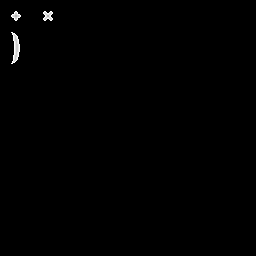
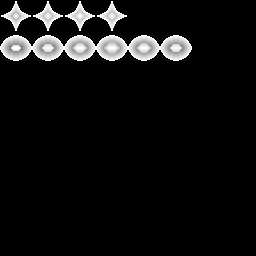
Before/after of a 256px x 256px layered artwork. What changed in the layer stack:
added layer "S. Bullet 3" above "S. Bullet 4" over [64, 1, 128, 61]
added layer "S. Bullet 4" above "S. Bullet 2" over [32, 1, 160, 61]
painted on "S. Bullet 2" over [0, 1, 96, 64]
painted on "S. Bullet 1" over [0, 1, 64, 64]
added layer "R. Bullet 4" above "R. Bullet 5" over [0, 1, 192, 64]
added layer "R. Bullet 5" above "R. Bullet 3" over [0, 1, 192, 64]
added layer "R. Bullet 3" above "R. Bullet 6" over [0, 1, 192, 64]
added layer "R. Bullet 6" above "R. Bullet 2" over [0, 1, 192, 64]
added layer "R. Bullet 2" above "R. Bullet 1" over [0, 1, 192, 64]
added layer "R. Bullet 1" above "Background" over [0, 1, 128, 64]
painted on "Background" over [0, 1, 192, 64]
